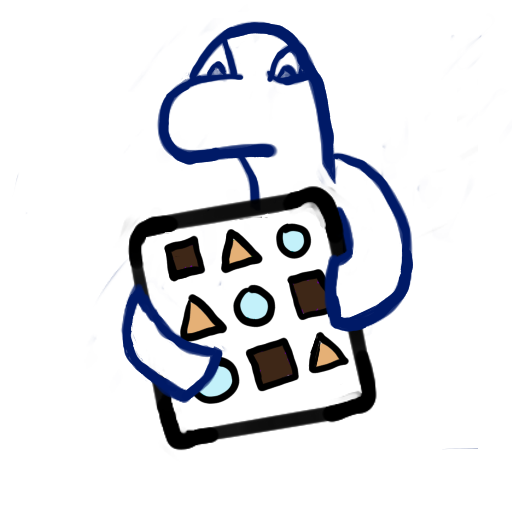
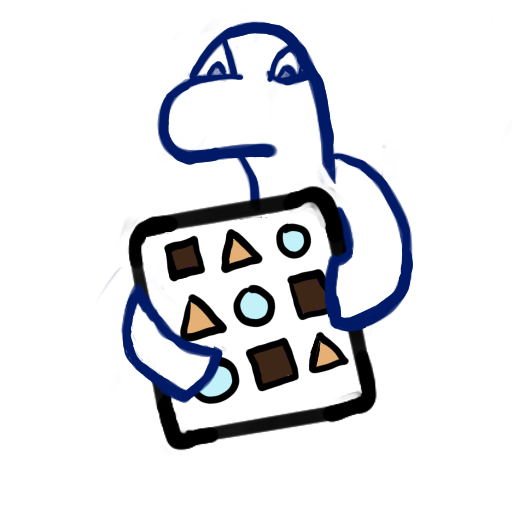
Layers edited between the first and the second (512, 512) image:
painted on "Calque de dessin 7" over [14, 34, 496, 450]
painted on "Calque de dessin 8" over [14, 34, 496, 450]
painted on "Calque de dessin 6" over [14, 34, 496, 450]
painted on "Calque de dessin 9" over [14, 34, 496, 450]
painted on "Calque de dessin 1" over [14, 34, 496, 450]
painted on "Calque de dessin 2" over [14, 34, 496, 450]
painted on "Calque de dessin 3" over [14, 34, 496, 450]
painted on "Calque de dessin 4" over [14, 34, 496, 450]
painted on "Calque de dessin 5" over [14, 34, 496, 450]
painted on "Calque de dessin 10" over [14, 34, 496, 450]